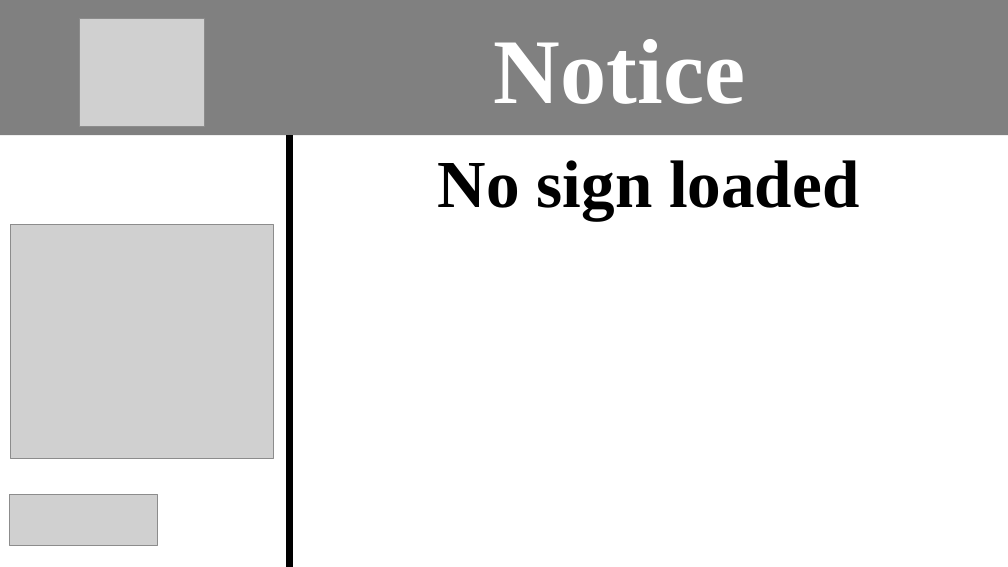
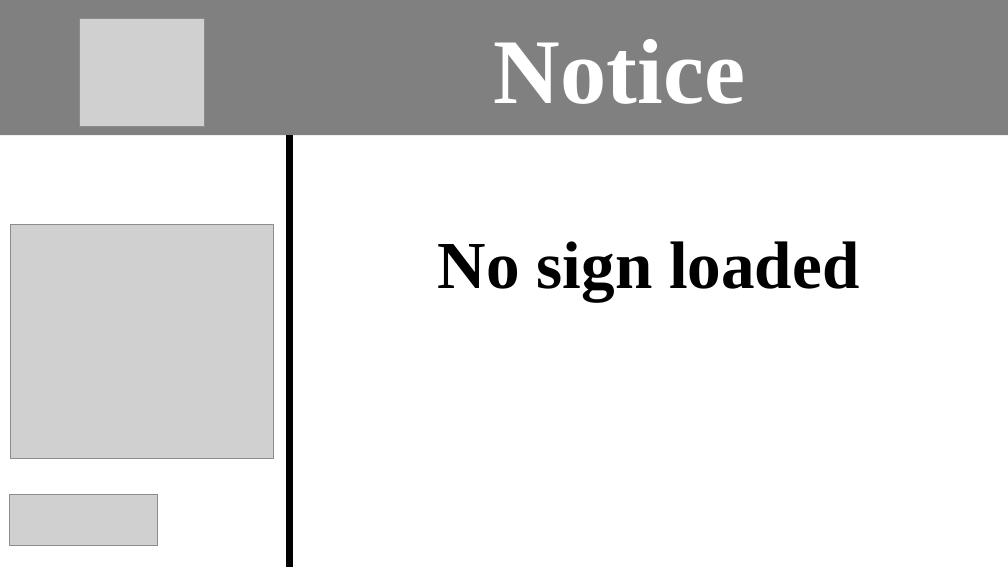
Before and after one commit to EndlasDeveloper/LaserSafetyRunner, a slide deck: slide 10 of Processing/Safety_Runner_previous_version/Safety Signs October -6-2020.pptx. Drawn at 1008x567 pixels with LibreOffice and Linux fonts; fonts in the diff are those of the drawing; grey boxes stand for pictures. Boxes give left, top, right and bottom in pixels: in the first picture for what was removed or moved away, otherwise in the second. Text is boxed around its words. In the diff, an @@ line names an element or a change of style, - is before the commit and + after.

```diff
--- a/Processing/Safety_Runner_previous_version/Safety Signs October -6-2020.pptx
+++ b/Processing/Safety_Runner_previous_version/Safety Signs October -6-2020.pptx
@@ text "No sign loaded": place and size @@
-text "No sign loaded" at [438, 160, 859, 220]
+text "No sign loaded" at [438, 241, 859, 300]
```
Also in this commit, not shown: 7 other slides changed, 1 slide added, 1 slide removed, 22 other files.
